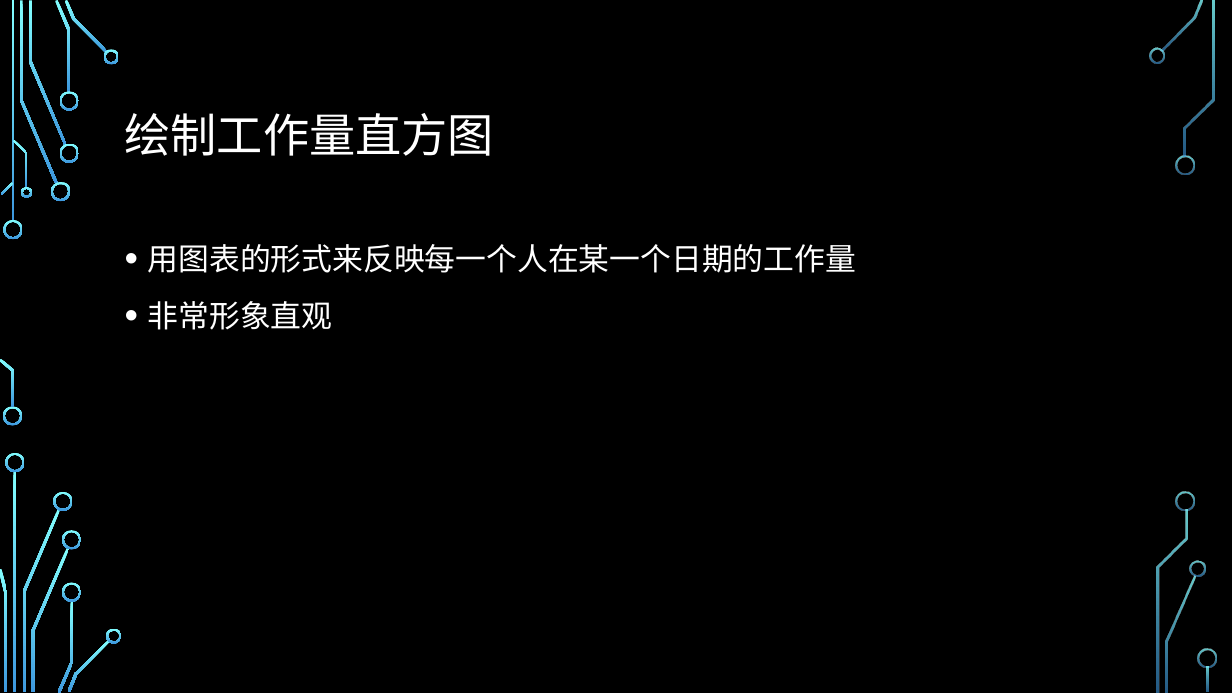
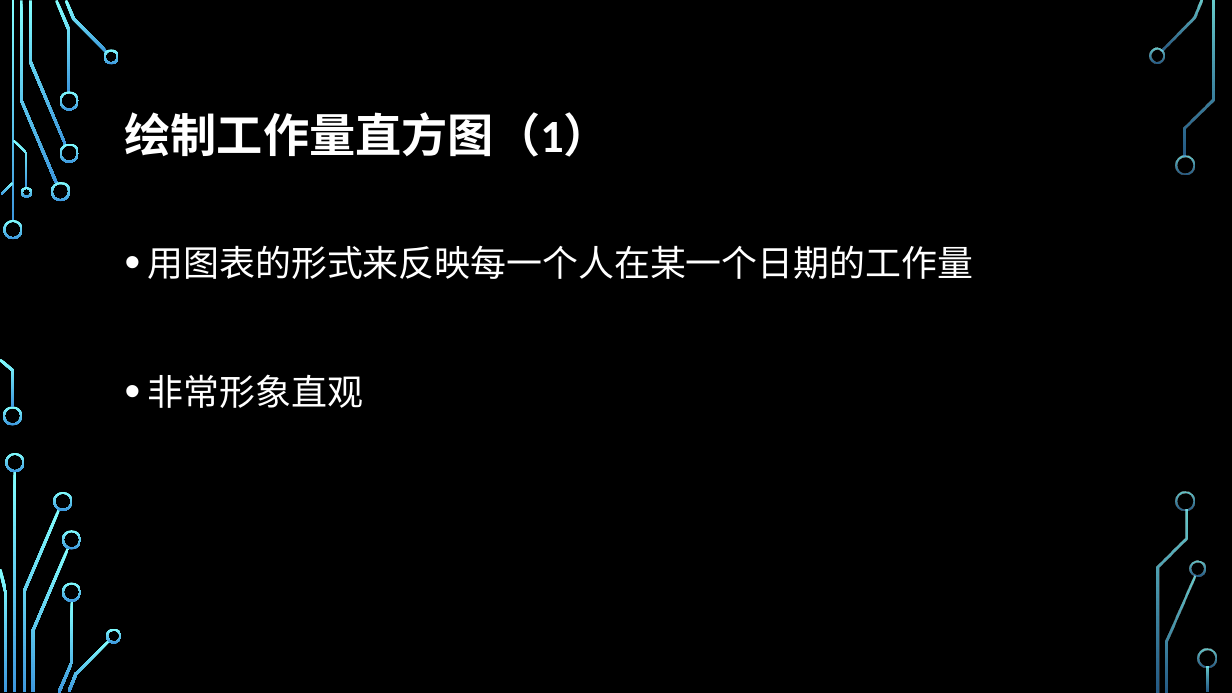
Before and after one commit to bhsei/16TeamD, a slide deck: slide 5 of 项目展示PPT/20160506改进与展示.pptx. Drawn at 1232x693 pixels with LibreOffice and Linux fonts; fonts in the diff are those of the drawing; background and template pictures are left out. Boxes give left, top, right and bottom in pixels: in the first picture for what was removed or moved away, otherwise in the second. Text is boxed around its words. In the diff, an @@ line names an element or a change of style, - is before the commit and + after.

```diff
--- a/项目展示PPT/20160506改进与展示.pptx
+++ b/项目展示PPT/20160506改进与展示.pptx
@@ title at (x1=125, y1=112, x2=610, y2=157): text changed; text colour #CCE8CF to #FFFFFF; bold on @@
-绘制工作量直方图
+绘制工作量直方图（1）
@@ text "用图表的形式来反映每一个人在某一个日期的工作量" at (x1=148, y1=245, x2=973, y2=408): size 24 to 28 pt, text colour #CCE8CF to #FFFFFF @@
```
Also in this commit, not shown: 3 other slides changed, 3 slides added, 2 slides removed.
